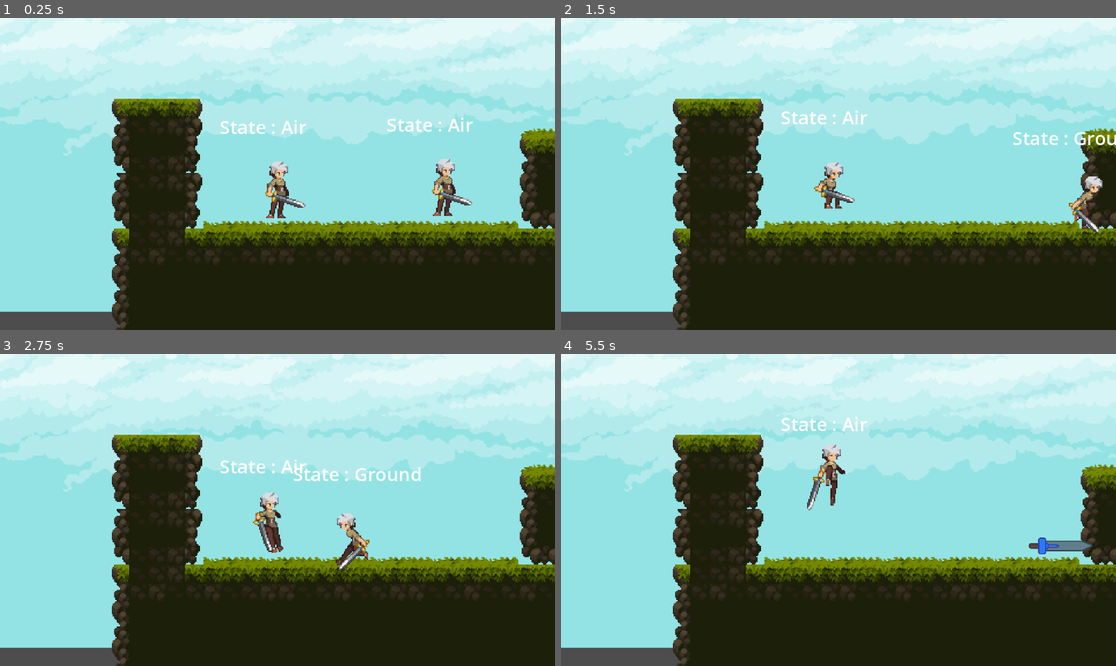
Above: before the commit, frames 1-4 (two rows, left to right).
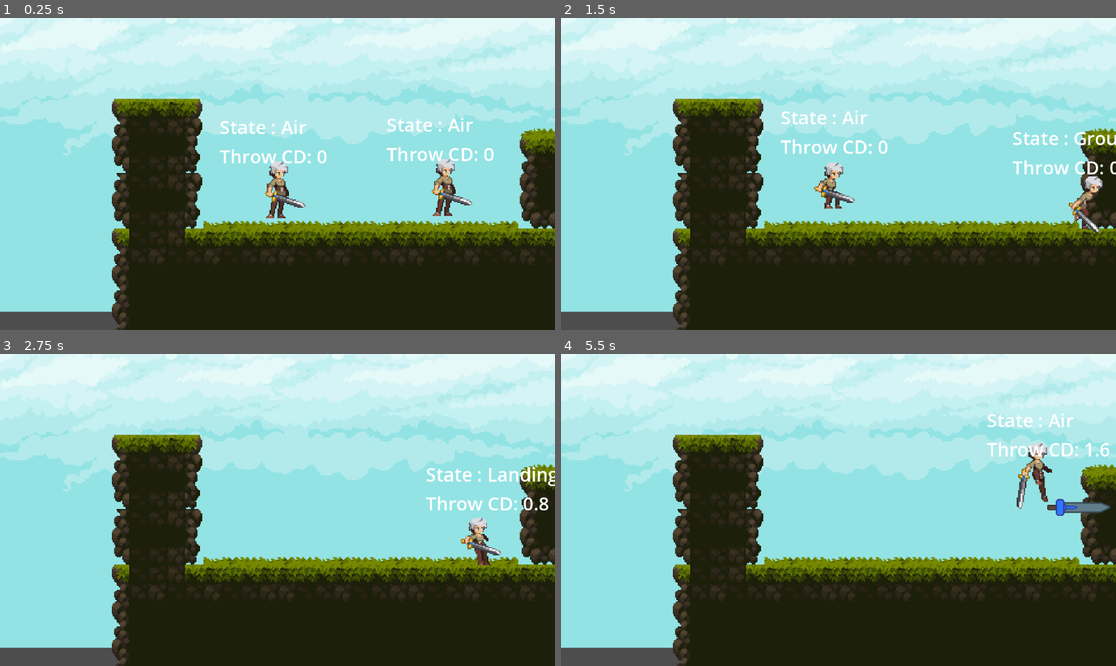
Above: after the commit, the same moments.

Repository: tuansondinh/project-a
Game: Godot game, scene res://Levels/test_level.tscn
Two runs of this game, one before a commit and one after it. Both use one fixed random seed, a clock stepped at 60 frames per second and the inputs below.
Inputs:
- Up to frame 1 (0.25 s): no input
- Up to frame 2 (1.5 s): hold G (jump) 0.53-1.28 s; hold Right (ui_right) from 0.53 s (still down); tap Space (throw) at 0.6 s; tap G (jump) at 1.35 s
- Up to frame 3 (2.75 s): tap G (jump) at 1.52, 1.82 s; tap Space (throw) at 1.55, 2.1 s; release Right (ui_right) at 2.03 s; hold Left (ui_left) from 2.03 s (still down); hold G (jump) from 2.03 s (still down)
- Up to frame 4 (5.5 s): release Left (ui_left) at 2.78 s; release G (jump) at 2.78 s; hold Right (ui_right) 2.78-4.28 s; tap Space (throw) at 2.85, 4.35, 5.1 s; tap G (jump) at 3.02, 3.32, 4.52, 4.82 s; hold G (jump) 3.53-4.28 s; hold Left (ui_left) 4.28-5.03 s; hold Right (ui_right) from 5.03 s (still down); hold G (jump) from 5.03 s (still down)

The runs differ from the first frame. In frame 1, 0.6% of the frame differs, in the area x 39-89%, y 41-47%; in frame 2, 0.6%; in frame 3, 3.0%, in the area x 39-100%, y 33-70%; in frame 4, 2.7%.

Commit message:
add warp cooldown, add cooldown to label, little refactor of handle throw

Diff:
--- a/Character/AirState.gd
+++ b/Character/AirState.gd
@@ -23,19 +23,16 @@
 	#wall_slide(delta)
 
 func state_input(event : InputEvent):
-	if event.is_action_pressed("jump") && character.is_on_wall():
+	if event.is_action_pressed(character.jump) && character.is_on_wall():
 		character.velocity.y = wall_jump_velocity
 		if state_machine.face_dir == 1:
 			character.velocity.x = -push_back_velocity
 		else:
 			character.velocity.x = push_back_velocity
 
-	if event.is_action_pressed("ui_right"):
-		if state_machine.has_sword:
-			character.throw_sword()
-		else:
-			character.warp()
-	if event.is_action_pressed("ui_left") && state_machine.has_sword:
+	if event.is_action_pressed(character.throw):
+		character.handle_throw()
+	if event.is_action_pressed(character.attack) && state_machine.has_sword:
 		next_state = attack_state
 
 
@@ -52,6 +49,6 @@
 		playback.travel(jump_animation)
 
 func on_exit():
-	if(next_state == landing_state):
+	if next_state == landing_state:
 		playback.travel(landing_animation)
 		has_double_jumped = false
--- a/Character/CharacterState.gd
+++ b/Character/CharacterState.gd
@@ -5,6 +5,7 @@
 @export var character: Player
 @export var can_move: bool = true
 @export var can_attack: bool = true
+var state_machine: CharacterStateMachine
 
 @export var muzzle: Marker2D
 
--- a/Character/CharacterStateMachine.gd
+++ b/Character/CharacterStateMachine.gd
@@ -6,10 +6,12 @@
 @export var face_dir: int = 1
 @export var has_sword: bool = true
 @export var is_dead: bool = false
+@export var can_throw: bool = true
+@export var warp_cool_down_timer: Timer
 
 func _ready():
 	for child in get_children():
-		if(child is CharacterState):
+		if child is CharacterState:
 			states.append(child)
 			child.state_machine = self
 			# Set the states up with what they need to function
@@ -41,3 +43,11 @@
 
 func _input(event : InputEvent):
 	current_state.state_input(event)
+
+
+func _on_warp_cooldown_timer_timeout():
+	can_throw = true
+
+func handle_throw_cool_down():
+	warp_cool_down_timer.start()
+	can_throw = false
--- a/Character/GroundState.gd
+++ b/Character/GroundState.gd
@@ -3,9 +3,9 @@
 class_name GroundState
 
 @export var jump: String
-@export var air_state : State
-@export var hanging_state: State
-@export var attack_state: State
+@export var air_state : CharacterState
+@export var hanging_state: CharacterState
+@export var attack_state: CharacterState
 @export var SwordScene : PackedScene
 var overlapping_bodies: Array
 var sword: Sword
@@ -19,10 +19,5 @@
 		state_machine.switch_states(air_state, {do_jump = true})
 	if event.is_action_pressed(character.attack) && state_machine.has_sword:
 		next_state = attack_state
-	if event.is_action_pressed(character.throw):
-		if state_machine.has_sword:
-			print("throw")
-			character.throw_sword()
-		else:
-			print("warp")
-			character.warp()
+	if event.is_action_pressed(character.throw) :
+		character.handle_throw()
--- a/Character/State.gd
+++ b/Character/State.gd
@@ -4,7 +4,6 @@
 
 var playback : AnimationNodeStateMachinePlayback
 var next_state : State
-var state_machine : StateMachine = null;
 
 func state_process(delta) -> void:
 	pass
--- a/Character/StateDebugLabel.gd
+++ b/Character/StateDebugLabel.gd
@@ -4,4 +4,5 @@
 
 # Called every frame. 'delta' is the elapsed time since the previous frame.
 func _process(delta):
-	text = "State : " + state_machine.current_state.name
+	text = "State : " + state_machine.current_state.name +"\n" \
+	+ "Throw CD: " + str(snappedf(state_machine.warp_cool_down_timer.time_left, 0.1))
--- a/Character/player.gd
+++ b/Character/player.gd
@@ -49,6 +49,14 @@
 	elif direction.x < 0:
 		sprite.flip_h = true
 
+func handle_throw():
+	if state_machine.has_sword:
+			if state_machine.can_throw:
+				throw_sword()
+				state_machine.handle_throw_cool_down()
+	else:
+		warp()
+
 func throw_sword():
 	state_machine.has_sword = false
 	sword = SwordScene.instantiate()
--- a/Character/player.tscn
+++ b/Character/player.tscn
@@ -327,8 +327,9 @@
 anim_player = NodePath("../AnimationPlayer")
 parameters/Move/blend_position = 0.0247229
 
-[node name="CharacterStateMachine" type="Node" parent="." node_paths=PackedStringArray("character", "animation_tree", "current_state")]
+[node name="CharacterStateMachine" type="Node" parent="." node_paths=PackedStringArray("warp_cool_down_timer", "character", "animation_tree", "current_state")]
 script = ExtResource("7_utua3")
+warp_cool_down_timer = NodePath("WarpCooldownTimer")
 character = NodePath("..")
 animation_tree = NodePath("../AnimationTree")
 current_state = NodePath("Ground")
@@ -366,12 +367,15 @@
 [node name="Dead" type="Node" parent="CharacterStateMachine"]
 script = ExtResource("12_yuwkl")
 
+[node name="WarpCooldownTimer" type="Timer" parent="CharacterStateMachine"]
+wait_time = 2.0
+one_shot = true
+
 [node name="StateDebugLabel" type="Label" parent="." node_paths=PackedStringArray("state_machine")]
 offset_left = -50.0
 offset_top = -58.0
 offset_right = 49.0
 offset_bottom = -32.0
-text = "State: "
 script = ExtResource("11_xtov4")
 state_machine = NodePath("../CharacterStateMachine")
 
@@ -386,3 +390,4 @@
 shape = SubResource("CapsuleShape2D_ry2ya")
 
 [connection signal="animation_finished" from="AnimationTree" to="CharacterStateMachine/Landing" method="_on_animation_tree_animation_finished"]
+[connection signal="timeout" from="CharacterStateMachine/WarpCooldownTimer" to="CharacterStateMachine" method="_on_warp_cooldown_timer_timeout"]
--- /dev/null
+++ b/Levels/test_level.gd
@@ -0,0 +1,16 @@
+extends Node2D
+
+@export var player2: PackedScene
+
+# Called when the node enters the scene tree for the first time.
+func _ready():
+	pass # Replace with function body.
+
+
+# Called every frame. 'delta' is the elapsed time since the previous frame.
+func _process(delta):
+	pass
+
+
+func _on_timer_timeout():
+	print("timeout")
--- a/Levels/test_level.tscn
+++ b/Levels/test_level.tscn
@@ -1,5 +1,6 @@
-[gd_scene load_steps=6 format=3 uid="uid://dmmkegp00cl18"]
+[gd_scene load_steps=7 format=3 uid="uid://dmmkegp00cl18"]
 
+[ext_resource type="Script" path="res://Levels/test_level.gd" id="1_3ya8k"]
 [ext_resource type="Texture2D" uid="uid://cnb6vef35n3ad" path="res://Art/Legacy-Fantasy - High Forest 2.3/Assets/Tiles.png" id="1_eqpw1"]
 [ext_resource type="Texture2D" uid="uid://cqrqnlx2jpsop" path="res://Art/Legacy-Fantasy - High Forest 2.3/Background/Background.png" id="1_uo41u"]
 [ext_resource type="PackedScene" uid="uid://xxaoff7gwbrm" path="res://Character/player.tscn" id="2_t7emj"]
@@ -1424,6 +1425,7 @@
 sources/0 = SubResource("TileSetAtlasSource_x01cw")
 
 [node name="TestLevel" type="Node2D"]
+script = ExtResource("1_3ya8k")
 
 [node name="TextureRect" type="TextureRect" parent="."]
 offset_left = -1996.0
@@ -1468,3 +1470,5 @@
 hanging_state = NodePath("../Player/CharacterStateMachine/HangingState")
 
 [node name="Timer" type="Timer" parent="."]
+
+[connection signal="timeout" from="Timer" to="." method="_on_timer_timeout"]
--- a/sword.gd
+++ b/sword.gd
@@ -34,3 +34,6 @@
 			queue_free()
 	elif body is Player and !entered and (body as Player).player_number != player.player_number:
 		body.queue_free()
+#		var timer: Timer = get_parent().get_parent().get_parent().get_node("Timer")
+#		print(get_parent().get_parent().get_parent())
+#		timer.start()
